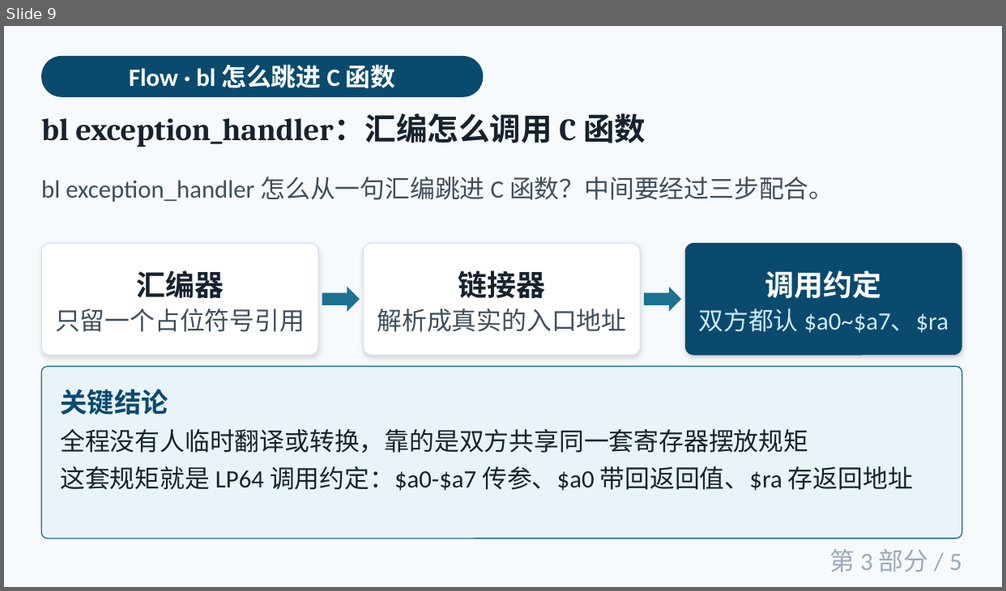
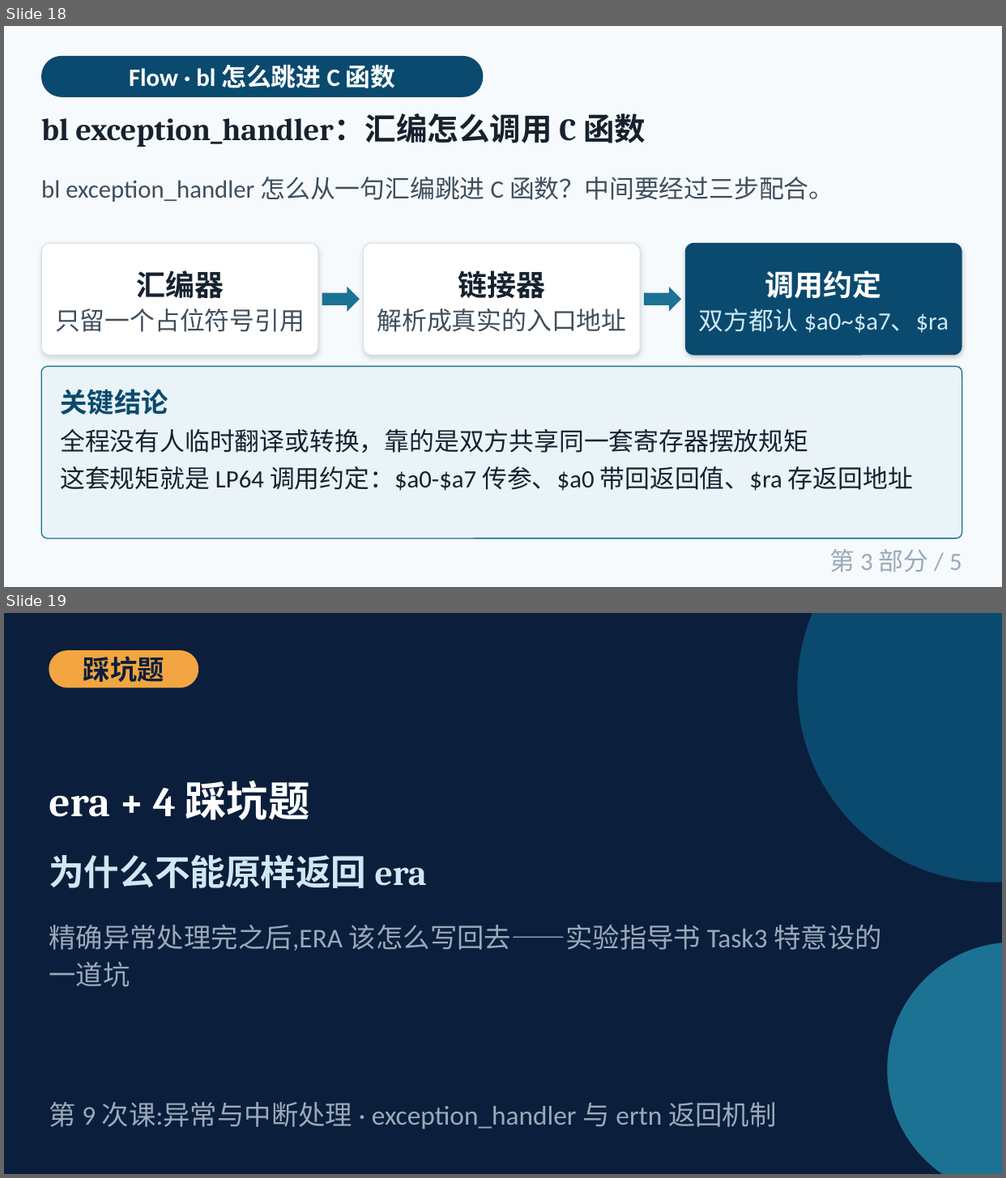
Before and after one commit to cxi218447-byte/miniOS, a slide deck: docs/09/week09_异常与中断_第1-2部分.pptx. Shown one above the other, each under a label of ours: slide 9 before the commit, slides 18 and 19 after it. The pictures are 1006x591 and 1006x1178 pixels, drawn with LibreOffice and Linux fonts; fonts in the diff are those of the drawing. Boxes give left, top, right and bottom in pixels: in the first picture for what was removed or moved away, otherwise in the second. Text is boxed around its words. In the diff, an @@ line names an element or a change of style, - is before the commit and + after.

```diff
--- a/docs/09/week09_异常与中断_第1-2部分.pptx
+++ b/docs/09/week09_异常与中断_第1-2部分.pptx
@@ slide 19 added at <box>4,613,1002,1174</box>, background #0B1E3B @@
@@ ellipse added at <box>798,613,1002,883</box>, fill #0A4A6E @@
@@ rounded rectangle added at <box>49,650,198,688</box>, fill #F2A541 @@
@@ text added at <box>83,656,164,682</box>, 26 pt, text #0B1E3B, bold @@
+踩坑题
@@ text added at <box>49,781,310,820</box>, 40 pt, text #FFFFFF, bold @@
+era + 4 踩坑题
@@ text added at <box>49,855,427,888</box>, 34 pt, text #CFE8F3, bold @@
+为什么不能原样返回 era
@@ text added at <box>49,925,882,987</box>, 26 pt, text #9AAABB @@
+精确异常处理完之后,ERA 该怎么写回去——实验指导书 Task3 特意设的一道坑
@@ ellipse added at <box>888,943,1002,1174</box>, fill #1C7293 @@
@@ text added at <box>49,1102,777,1130</box>, 26 pt, text #9AAABB @@
+第 9 次课:异常与中断处理 · exception_handler 与 ertn 返回机制
@@ what was slide 9 is now slide 18 @@
```
Also in this commit, not shown: 4 slides changed, 40 other slides added, 8 slides removed, 6 other files.
